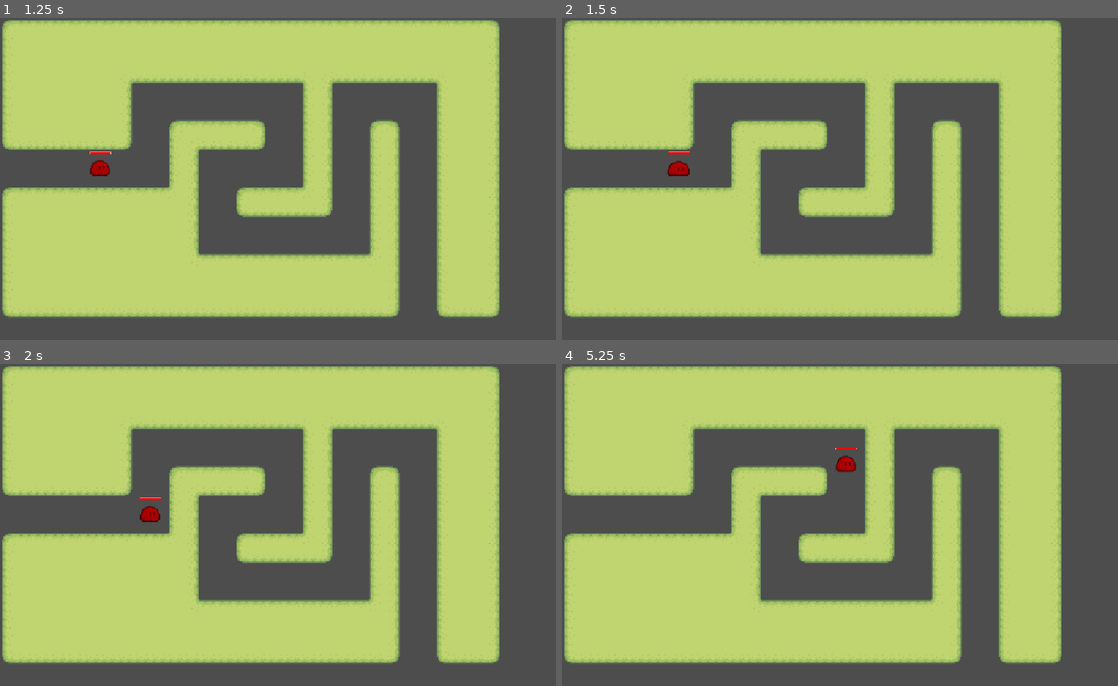
Above: before the commit, frames 1-4 (two rows, left to right).
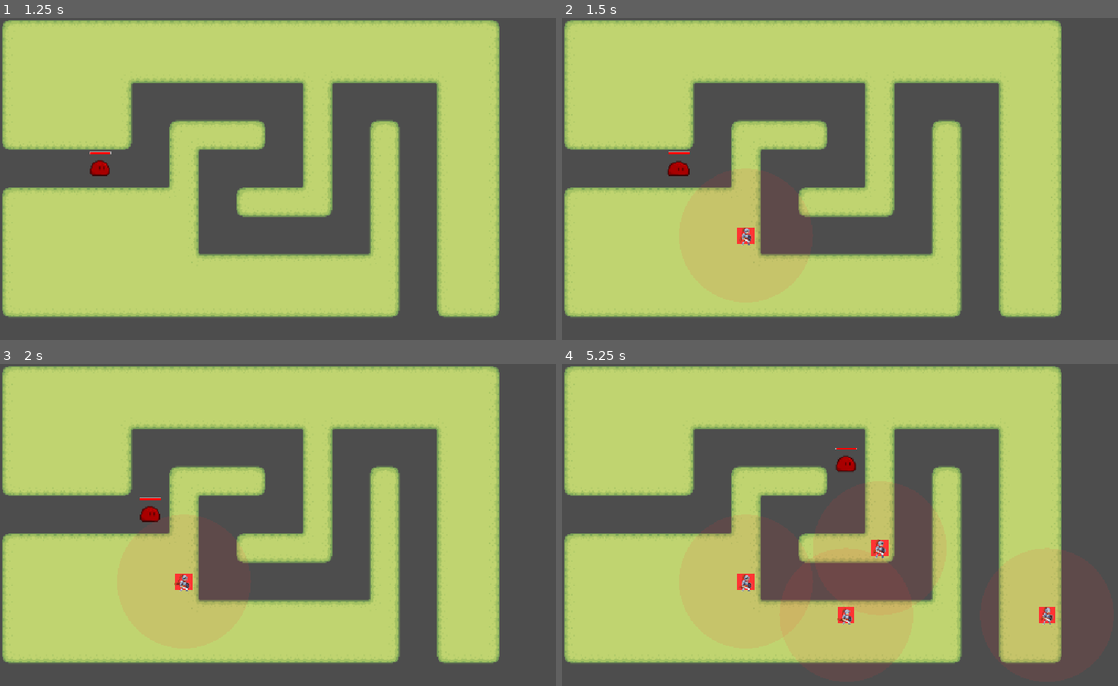
Above: after the commit, the same moments.

Repository: psvm203/rgb-defense
Game: Godot game, scene res://track/track.tscn
The game is run twice, just before and just after one commit, with the same random seed, the same clock (stepped at 60 frames per second) and the same inputs.
Inputs (mouse positions are in pixels of both pictures, inside the frame that each line leads up to):
- Up to frame 1 (1.25 s): move the mouse to (405, 169) at 0.52 s; click (405, 169) at 0.67 s
- Up to frame 2 (1.5 s): move the mouse to (728, 204) at 1.27 s; click (728, 204) at 1.42 s
- Up to frame 3 (2 s): no input
- Up to frame 4 (5.25 s): move the mouse to (901, 457) at 2.02 s; click (901, 457) at 2.17 s; move the mouse to (817, 602) at 2.77 s; click (817, 602) at 2.92 s; move the mouse to (1012, 582) at 3.52 s; click (1012, 582) at 3.67 s; move the mouse to (673, 483) at 4.27 s; click (673, 483) at 4.42 s; move the mouse to (873, 534) at 5.02 s; click (873, 534) at 5.17 s

Frame 1 is identical in both runs. In frame 2, 0.2% of the frame differs, in the area x 31-35%, y 65-71%; in frame 3, 0.2%; in frame 4, 4.0%, in the area x 31-89%, y 54-85%.

Commit message:
feat(tower): add red melee tower with attack animation and flip
- Red warrior tower (128px range, 1s cooldown)
- Direct damage on attack animation frame 3
- Flip toward target with offset correction
- mob: add take_damage() and 'mobs' group
- track: click-to-place tower on empty grid cells

Diff:
--- a/mob/mob.gd
+++ b/mob/mob.gd
@@ -11,6 +11,7 @@
 	rgb = max_rgb
 	_update_appearance()
 	_base_sprite_x = $AnimatedSprite2D.position.x
+	add_to_group("mobs")
 
 
 func _process(delta: float) -> void:
@@ -55,6 +56,13 @@
 	return maxf(value / max_value, 0.4)
 
 
+func take_damage(color_index: int, amount: float) -> void:
+	rgb[color_index] = maxf(0.0, rgb[color_index] - amount)
+	_update_appearance()
+	if rgb == Vector3.ZERO:
+		queue_free()
+
+
 func _draw() -> void:
 	const BAR_WIDTH := 40.0
 	const BAR_HEIGHT := 4.0
@@ -74,4 +82,9 @@
 
 	draw_rect(Rect2(-BAR_WIDTH / 2.0, BAR_Y, BAR_WIDTH, BAR_HEIGHT), Color.BLACK)
 	draw_rect(Rect2(-BAR_WIDTH / 2.0, BAR_Y, BAR_WIDTH * ratio, BAR_HEIGHT), bar_color)
-	draw_rect(Rect2(-BAR_WIDTH / 2.0, BAR_Y, BAR_WIDTH, BAR_HEIGHT), Color(1.0, 1.0, 1.0, 0.5), false, 1.0)
+	draw_rect(
+		Rect2(-BAR_WIDTH / 2.0, BAR_Y, BAR_WIDTH, BAR_HEIGHT),
+		Color(1.0, 1.0, 1.0, 0.5),
+		false,
+		1.0,
+	)
--- /dev/null
+++ b/tower/projectile.gd
@@ -0,0 +1,31 @@
+extends Area2D
+
+@export var speed: float = 300.0
+
+var _target: Area2D
+var _damage: float
+var _color_index: int
+
+
+func setup(target: Area2D, damage: float, color_index: int) -> void:
+	_target = target
+	_damage = damage
+	_color_index = color_index
+
+
+func _process(delta: float) -> void:
+	if not is_instance_valid(_target):
+		queue_free()
+		return
+
+	var direction := _target.global_position - global_position
+	if direction.length() < 8.0:
+		_target.take_damage(_color_index, _damage)
+		queue_free()
+		return
+
+	global_position += direction.normalized() * speed * delta
+
+
+func _draw() -> void:
+	draw_circle(Vector2.ZERO, 4.0, Color(1.0, 0.2, 0.2))
--- /dev/null
+++ b/tower/projectile.tscn
@@ -0,0 +1,6 @@
+[gd_scene load_steps=2 format=3]
+
+[ext_resource type="Script" path="res://tower/projectile.gd" id="1_projectile"]
+
+[node name="Projectile" type="Area2D"]
+script = ExtResource("1_projectile")
--- /dev/null
+++ b/tower/tower.gd
@@ -0,0 +1,71 @@
+extends Node2D
+
+@export var attack_range: float = 128.0
+@export var attack_cooldown: float = 1.0
+@export var damage: float = 0.3
+
+var _time_since_attack: float = 0.0
+var _target: Area2D
+var _base_sprite_x: float
+
+
+func _ready() -> void:
+	_base_sprite_x = $AnimatedSprite2D.position.x
+	$AnimatedSprite2D.animation_finished.connect(_on_animation_finished)
+	$AnimatedSprite2D.frame_changed.connect(_on_frame_changed)
+
+
+func _process(delta: float) -> void:
+	_time_since_attack += delta
+	_find_target()
+	_update_flip()
+	if _target and _time_since_attack >= attack_cooldown:
+		_attack()
+
+
+func _find_target() -> void:
+	var mobs := get_tree().get_nodes_in_group("mobs")
+	var closest: Area2D = null
+	var closest_dist := INF
+
+	for mob in mobs:
+		if mob.rgb.x <= 0.0:
+			continue
+		var dist := global_position.distance_to(mob.global_position)
+		if dist <= attack_range and dist < closest_dist:
+			closest = mob
+			closest_dist = dist
+
+	_target = closest
+
+
+func _update_flip() -> void:
+	if not is_instance_valid(_target):
+		return
+	var is_flipped := _target.global_position.x < global_position.x
+	$AnimatedSprite2D.flip_h = is_flipped
+	$AnimatedSprite2D.position.x = -_base_sprite_x if is_flipped else _base_sprite_x
+
+
+func _attack() -> void:
+	_time_since_attack = 0.0
+	if not is_instance_valid(_target):
+		_target = null
+		return
+	$AnimatedSprite2D.play("attack")
+
+
+func _on_frame_changed() -> void:
+	if $AnimatedSprite2D.animation == "attack" and $AnimatedSprite2D.frame == 3:
+		if is_instance_valid(_target):
+			_target.take_damage(0, damage)
+
+
+func _on_animation_finished() -> void:
+	if $AnimatedSprite2D.animation == "attack":
+		$AnimatedSprite2D.play("default")
+
+
+func _draw() -> void:
+	draw_rect(Rect2(-16, -16, 32, 32), Color(1.0, 0.2, 0.2))
+	draw_circle(Vector2.ZERO, attack_range, Color(1.0, 0.2, 0.2, 0.1))
--- /dev/null
+++ b/tower/tower.tscn
@@ -0,0 +1,119 @@
+[gd_scene format=3 uid="uid://cvhouptbx60ks"]
+
+[ext_resource type="Script" uid="uid://bxueqrfpqhyma" path="res://tower/tower.gd" id="1_tower"]
+[ext_resource type="Texture2D" uid="uid://c3uvodo5byfef" path="res://tower/warrior_idle.png" id="2_3fjlj"]
+[ext_resource type="Texture2D" uid="uid://bo8doodydketa" path="res://tower/warrior_attack.png" id="2_4ulc0"]
+
+[sub_resource type="AtlasTexture" id="AtlasTexture_wwmrl"]
+atlas = ExtResource("2_4ulc0")
+region = Rect2(0, 0, 96, 84)
+
+[sub_resource type="AtlasTexture" id="AtlasTexture_e2jxr"]
+atlas = ExtResource("2_4ulc0")
+region = Rect2(96, 0, 96, 84)
+
+[sub_resource type="AtlasTexture" id="AtlasTexture_ynnoe"]
+atlas = ExtResource("2_4ulc0")
+region = Rect2(192, 0, 96, 84)
+
+[sub_resource type="AtlasTexture" id="AtlasTexture_6dmss"]
+atlas = ExtResource("2_4ulc0")
+region = Rect2(288, 0, 96, 84)
+
+[sub_resource type="AtlasTexture" id="AtlasTexture_0qimy"]
+atlas = ExtResource("2_4ulc0")
+region = Rect2(384, 0, 96, 84)
+
+[sub_resource type="AtlasTexture" id="AtlasTexture_s4ln4"]
+atlas = ExtResource("2_4ulc0")
+region = Rect2(480, 0, 96, 84)
+
+[sub_resource type="AtlasTexture" id="AtlasTexture_4ulc0"]
+atlas = ExtResource("2_3fjlj")
+region = Rect2(0, 0, 96, 84)
+
+[sub_resource type="AtlasTexture" id="AtlasTexture_xnkcx"]
+atlas = ExtResource("2_3fjlj")
+region = Rect2(96, 0, 96, 84)
+
+[sub_resource type="AtlasTexture" id="AtlasTexture_pwp32"]
+atlas = ExtResource("2_3fjlj")
+region = Rect2(192, 0, 96, 84)
+
+[sub_resource type="AtlasTexture" id="AtlasTexture_vplrr"]
+atlas = ExtResource("2_3fjlj")
+region = Rect2(288, 0, 96, 84)
+
+[sub_resource type="AtlasTexture" id="AtlasTexture_ntkfq"]
+atlas = ExtResource("2_3fjlj")
+region = Rect2(384, 0, 96, 84)
+
+[sub_resource type="AtlasTexture" id="AtlasTexture_earr4"]
+atlas = ExtResource("2_3fjlj")
+region = Rect2(480, 0, 96, 84)
+
+[sub_resource type="AtlasTexture" id="AtlasTexture_gihtl"]
+atlas = ExtResource("2_3fjlj")
+region = Rect2(576, 0, 96, 84)
+
+[sub_resource type="SpriteFrames" id="SpriteFrames_etvis"]
+animations = [{
+"frames": [{
+"duration": 1.0,
+"texture": SubResource("AtlasTexture_wwmrl")
+}, {
+"duration": 1.0,
+"texture": SubResource("AtlasTexture_e2jxr")
+}, {
+"duration": 1.0,
+"texture": SubResource("AtlasTexture_ynnoe")
+}, {
+"duration": 1.0,
+"texture": SubResource("AtlasTexture_6dmss")
+}, {
+"duration": 1.0,
+"texture": SubResource("AtlasTexture_0qimy")
+}, {
+"duration": 1.0,
+"texture": SubResource("AtlasTexture_s4ln4")
+}],
+"loop": 0,
+"name": &"attack",
+"speed": 6.0
+}, {
+"frames": [{
+"duration": 1.0,
+"texture": SubResource("AtlasTexture_4ulc0")
+}, {
+"duration": 1.0,
+"texture": SubResource("AtlasTexture_xnkcx")
+}, {
+"duration": 1.0,
+"texture": SubResource("AtlasTexture_pwp32")
+}, {
+"duration": 1.0,
+"texture": SubResource("AtlasTexture_vplrr")
+}, {
+"duration": 1.0,
+"texture": SubResource("AtlasTexture_ntkfq")
+}, {
+"duration": 1.0,
+"texture": SubResource("AtlasTexture_earr4")
+}, {
+"duration": 1.0,
+"texture": SubResource("AtlasTexture_gihtl")
+}],
+"loop": 1,
+"name": &"default",
+"speed": 5.0
+}]
+
+[node name="Tower" type="Node2D" unique_id=30024545]
+script = ExtResource("1_tower")
+
+[node name="AnimatedSprite2D" type="AnimatedSprite2D" parent="." unique_id=245602569]
+sprite_frames = SubResource("SpriteFrames_etvis")
+animation = &"attack"
+autoplay = "default"
+frame = 5
+frame_progress = 1.0
--- a/track/track.gd
+++ b/track/track.gd
@@ -20,9 +20,43 @@
 
 
 func _ready() -> void:
+	set_process_input(true)
 	_setup_tilemap()
 	_setup_path()
 	_spawn_mob()
+
+
+func _input(event: InputEvent) -> void:
+	if not (
+			event is InputEventMouseButton
+			and event.pressed
+			and event.button_index == MOUSE_BUTTON_LEFT
+	):
+		return
+	_place_tower()
+
+
+func _place_tower() -> void:
+	var world_pos := get_global_mouse_position()
+	var grid_pos := Vector2i(
+		roundi(world_pos.x / GRID_UNIT),
+		roundi(world_pos.y / GRID_UNIT),
+	)
+	if grid_pos.x < 0 or grid_pos.y < 0 or grid_pos.x >= MAP_SIZE.x or grid_pos.y >= MAP_SIZE.y:
+		return
+
+	var track_cells := _get_track_cells()
+	var tile_x := grid_pos.x * 2
+	var tile_y := grid_pos.y * 2
+	for tx in range(tile_x, tile_x + 2):
+		for ty in range(tile_y, tile_y + 2):
+			if track_cells.has(Vector2i(tx, ty)):
+				return
+
+	var tower_scene := preload("res://tower/tower.tscn")
+	var tower := tower_scene.instantiate()
+	tower.position = Vector2(grid_pos) * GRID_UNIT + HALF_GRID
+	add_child(tower)
 
 
 func _get_track_cells() -> Array[Vector2i]:
Not shown, added: tower/projectile.gd.uid
Not shown, added: tower/tower.gd.uid
Binary file added: tower/warrior_attack.png
Not shown, added: tower/warrior_attack.png.import
Binary file added: tower/warrior_idle.png
Not shown, added: tower/warrior_idle.png.import
